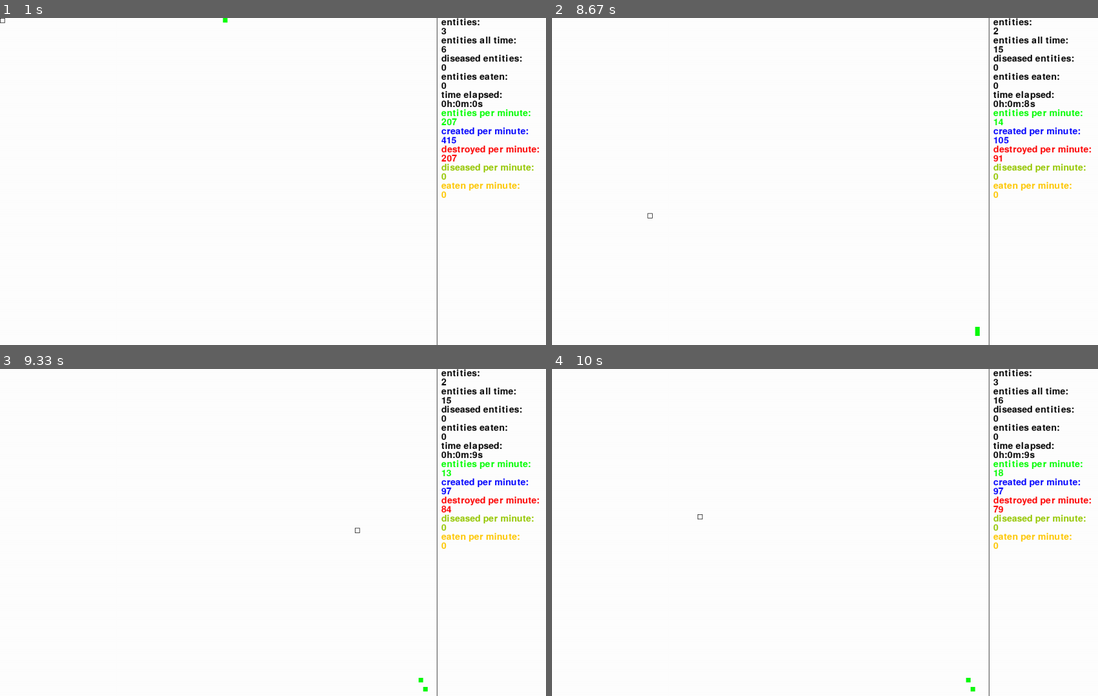
Above: before the commit, frames 1-4 (two rows, left to right).
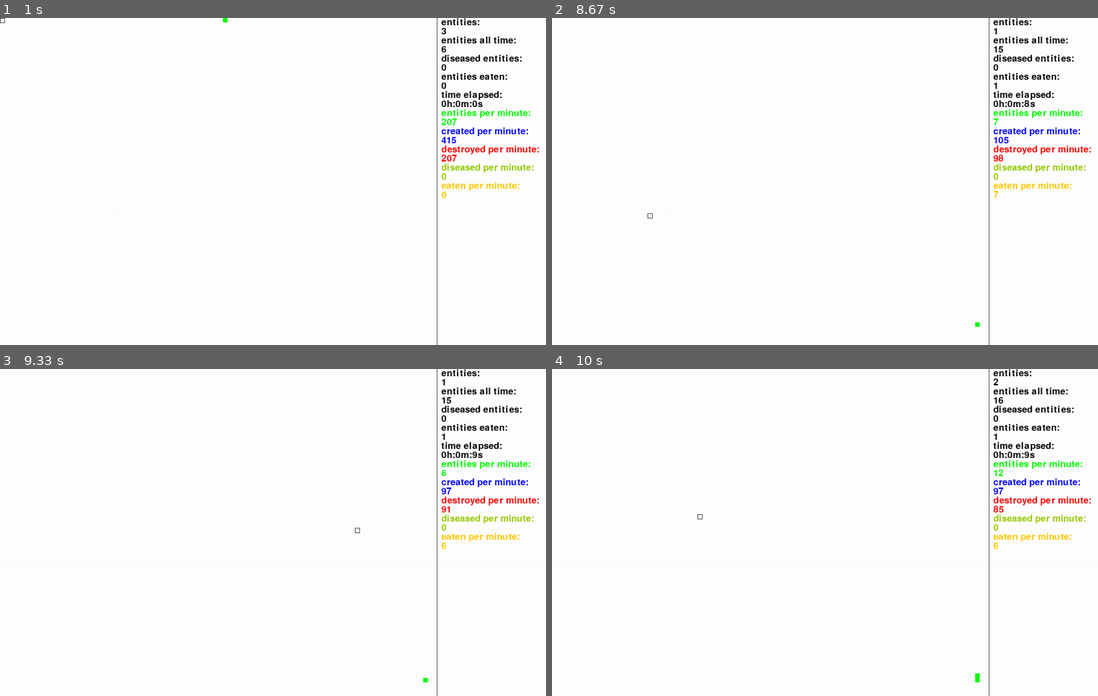
Above: after the commit, the same moments.

Repository: sbwhitt/pygame-life-simulation
Game: pygame game, started from main.py
The game is run twice, just before and just after one commit, with the same random seed, the same clock (stepped at 60 frames per second) and the same inputs.
Inputs (mouse positions are in pixels of both pictures, inside the frame that each line leads up to):
- Up to frame 1 (1 s): tap X at 0.33 s; tap Enter at 0.67 s
- Up to frame 2 (8.67 s): tap E at 1 s; move the mouse to (835, 70) at 1.37 s; tap X at 1.4, 1.7, 1.9, 4.23, 4.53, 6.07, 6.37 s; move the mouse to (830, 217) at 1.87 s; tap 2 at 1.98, 6.15 s; click (748, 112) at 2.27 s; click (1016, 266) at 2.6 s; click (644, 214) at 2.93 s; click (666, 119) at 3.27 s; click (693, 237) at 3.6 s; click (1021, 256) at 3.93 s; click (972, 217) at 4.3 s; tap 3 at 4.32 s; click (655, 201) at 4.77 s; click (857, 273) at 5.1 s; click (923, 289) at 5.43 s; click (633, 295) at 5.77 s; click (863, 129) at 6.13 s; move the mouse to (999, 106) at 6.57 s; click (999, 106) at 6.67 s; move the mouse to (852, 89) at 6.9 s; click (852, 89) at 7 s; move the mouse to (677, 63) at 7.23 s; click (677, 63) at 7.33 s; move the mouse to (819, 237) at 7.57 s; click (819, 237) at 7.67 s; move the mouse to (923, 230) at 7.9 s; click (923, 230) at 8 s; move the mouse to (792, 253) at 8.23 s; click (792, 253) at 8.33 s; move the mouse to (650, 217) at 8.57 s
- Up to frame 3 (9.33 s): click (98, 568) at 8.67 s; move the mouse to (245, 617) at 8.9 s; click (245, 617) at 9 s; move the mouse to (354, 532) at 9.23 s
- Up to frame 4 (10 s): click (906, 532) at 9.33 s; move the mouse to (699, 450) at 9.57 s; click (699, 450) at 9.67 s; move the mouse to (699, 516) at 9.9 s

Frame 1 is identical in both runs. In frame 2, 0.1% of the frame differs, in the area x 77-83%, y 2-98%; in frame 3, 0.1%; in frame 4, 0.1%, in the area x 75-83%, y 2-99%.

Commit message:
colony enhancements

Diff:
--- a/src/app.py
+++ b/src/app.py
@@ -6,6 +6,7 @@
 from src.stats import Stats
 from src.metrics import Metrics
 from src.entity_manager import EntityManager
+from src.colony_manager import ColonyManager
 
 '''
 x == width == rect.left
@@ -22,6 +23,7 @@
         self.screen = pygame.display.set_mode(
             (self.window.width + settings.STATS_WIDTH, self.window.height), pygame.SCALED | pygame.RESIZABLE)
         self.e_man = EntityManager(self.screen)
+        self.c_man = ColonyManager(self.screen)
         self.keys = []
         self.stats = Stats(self.screen, self.window.width)
         self.metrics = Metrics()
@@ -47,11 +49,13 @@
         if self.paused:
             return
         self.clock.tick(settings.CLOCK_RATE)
-        self.e_man.update_entities(self.clock.get_time())
+        self.e_man.update_entities(self.clock.get_time(), self.c_man)
+        self.c_man.update_colonies()
 
     def on_render(self) -> None:
         self.screen.fill(colors.WHITE)
         self.e_man.render_entities(self.window)
+        self.c_man.render_colonies(self.window)
         self._update_stats()
         self._highlight_cursor()
         pygame.display.flip()
--- a/src/colony.py
+++ b/src/colony.py
@@ -1,4 +1,14 @@
+from src.entity import Entity
+
 
 class Colony:
     def __init__(self):
         self.members = []
+        self.total_members = 0
+
+    def add_member(self, entity: Entity) -> None:
+        self.members.append(entity)
+        self.total_members += 1
+
+    def remove_member(self, entity: Entity) -> None:
+        self.members.remove(entity)
--- /dev/null
+++ b/src/colony_manager.py
@@ -0,0 +1,74 @@
+import pygame
+import static.colors as colors
+import static.settings as settings
+from src.colony import Colony
+from src.entity import Entity
+from src.window import Window
+
+
+class ColonyManager:
+    def __init__(self, screen: pygame.Surface):
+        self.screen = screen
+        self.colonies = []
+        self.created = 0
+        self.destroyed = 0
+
+    def update_colonies(self) -> None:
+        for c in self.colonies:
+            if len(c.members) <= 1:
+                for e in c.members:
+                    e.bound = False
+                self._remove_colony(c)
+
+    def render_colonies(self, window: Window) -> None:
+        for c in self.colonies:
+            for e in c.members:
+                if settings.IN_GAME_SETTINGS["HIGHLIGHT"] and e.bound and window.contains(e.loc):
+                    self._highlight(e, window)
+
+    def bind(self, e1: Entity, e2: Entity) -> None:
+        e1.dna.send_color(e2.dna)
+        e1.dna.age_limit += 1
+        e2.dna.age_limit += 1
+        e1.nourished = True
+        e2.nourished = True
+        if e1.colony and e2.colony:
+            pass
+        elif e1.colony and not e2.colony:
+            e1.colony.add_member(e2)
+            e2.colony = e1.colony
+            e2.bound = True
+        elif not e1.colony and e2.colony:
+            e2.colony.add_member(e1)
+            e1.colony = e2.colony
+            e1.bound = True
+        else:
+            c = Colony()
+            self._add_colony(c)
+            c.add_member(e1)
+            c.add_member(e2)
+            e1.colony = c
+            e2.colony = c
+            e1.bound = True
+            e2.bound = True
+
+    # helpers
+    def _add_colony(self, colony: Colony) -> None:
+        self.colonies.append(colony)
+        self.created += 1
+
+    def _remove_colony(self, colony: Colony) -> None:
+        for e in colony.members:
+            e.colony = None
+        colony.members = []
+        self.colonies.remove(colony)
+        self.destroyed += 1
+
+    def _highlight(self, entity: Entity, window: Window) -> None:
+        points = [(entity.loc[0]-(entity.loc[0] % settings.ENT_WIDTH), entity.loc[1]-(entity.loc[1] % settings.ENT_WIDTH)),
+                  (entity.loc[0]+(settings.ENT_WIDTH - entity.loc[0] % settings.ENT_WIDTH), entity.loc[1]-(entity.loc[1] % settings.ENT_WIDTH)),
+                  (entity.loc[0]+(settings.ENT_WIDTH - entity.loc[0] % settings.ENT_WIDTH), entity.loc[1]+(settings.ENT_WIDTH - entity.loc[1] % settings.ENT_WIDTH)),
+                  (entity.loc[0]-(entity.loc[0] % settings.ENT_WIDTH), entity.loc[1]+(settings.ENT_WIDTH - entity.loc[1] % settings.ENT_WIDTH))]
+        for i in range(len(points)):
+            points[i] = (points[i][0]-window.offset[0], points[i][1]-window.offset[1])
+        pygame.draw.lines(self.screen, colors.GRAY, True, points, 2)
--- a/src/dna.py
+++ b/src/dna.py
@@ -37,10 +37,17 @@
             return True
         return False
 
+    def send_color(self, target: "DNA") -> None:
+        c = pygame.color.Color(int((self.color.r + target.color.r)/2),
+                                int((self.color.g + target.color.g)/2),
+                                int((self.color.b + target.color.b)/2))
+        self.color = c
+        target.color = c
+
     def _compare_colors(self, color: pygame.Color) -> bool:
-        return ((self.color.r - color.r <= 20 or self.color.r - color.r >= -20) and
-                (self.color.g - color.g <= 20 or self.color.g - color.g >= -20) and
-                (self.color.b - color.b <= 20 or self.color.b - color.b >= -20))
+        return ((self.color.r - color.r <= 10 or self.color.r - color.r >= -10) and
+                (self.color.g - color.g <= 10 or self.color.g - color.g >= -10) and
+                (self.color.b - color.b <= 10 or self.color.b - color.b >= -10))
 
     def _determine_immunity(self) -> bool:
         return self.immune or (random.randint(0, 2) == 1)
--- a/src/entity.py
+++ b/src/entity.py
@@ -2,7 +2,6 @@
 import random
 import static.settings as settings
 from src.dna import DNA
-from src.colony import Colony
 
 
 class Entity:
@@ -19,7 +18,10 @@
             self.dna = DNA(pygame.Color(random.randint(
                 10, 200), random.randint(10, 200), random.randint(10, 200)))
 
-    def update(self, width: int, height: int, surroundings: list[list["Entity"] | None]) -> None:
+    def update(self, width: int, height: int, surroundings: list[list["Entity"] | None]) -> "Entity":
+        neighbor = self._choose_neighbor(surroundings)
+        if neighbor != None:
+            return neighbor
         self.choice = self._choose_dir(surroundings)
         if self.dna.move_timer > settings.MOVE_INTERVAL:
             if self.choice == 0 and self.rect.top != 0:  # up
@@ -72,43 +74,32 @@
                 return False
         return True
 
-    def _is_empty(self, target: list["Entity"]) -> bool:
-        if len(target) > 0:
-            return False
-        return True
+    # def _is_empty(self, target: list["Entity"]) -> bool:
+    #     if len(target) > 0:
+    #         return False
+    #     return True
 
-    def _join_colony(self, partner: "Entity") -> None:
-        if partner.colony:
-            self.colony = partner.colony
-            partner.colony.members.append(self)
-        else:
-            c = Colony()
-            c.members.append(self)
-            c.members.append(partner)
-            self.colony = c
-            partner.colony = c
-
-    def _bind(self, collisions: list["Entity"]) -> bool:
+    def _check_neighbor(self, collisions: list["Entity"]) -> "Entity":
         for c in collisions:
             if self.dna.compatible(c.dna):
-                self.bound = True
-                c.bound = True
-                self._join_colony(c)
-                if c.dna.diseased or self.dna.diseased:
-                    c.dna.diseased = True
-                    self.dna.diseased = True
-                return True
-        return False
+                return c
+        return None
+
+    def _choose_neighbor(self, surroundings: list[list["Entity"] | None]) -> "Entity":
+        for i in range(len(surroundings)):
+            if random.randint(1, 10) == 1 and surroundings[i] != None:
+                neighbor = self._check_neighbor(surroundings[i])
+                if neighbor != None:
+                    return neighbor
+        return None
 
     def _choose_dir(self, surroundings: list[list["Entity"] | None]) -> int:
         if (not self.bound and self.dna.dir_timer > settings.DIR_INTERVAL):
             self.dna.dir_timer = 0
             choices = []
             for i in range(len(surroundings)):
-                if surroundings[i] != None:
-                    if random.randint(1, 5) == 1 and self._bind(surroundings[i]): return
-                    if self._is_safe(surroundings[i]):
-                        choices.append(i)
+                if surroundings[i] != None and self._is_safe(surroundings[i]):
+                    choices.append(i)
             if choices:
                 c = choices[random.randint(0, len(choices)-1)]
                 return c
--- a/src/entity_manager.py
+++ b/src/entity_manager.py
@@ -5,6 +5,7 @@
 from src.entity import Entity
 from src.map import Map
 from src.window import Window
+from src.colony_manager import ColonyManager
 
 
 class EntityManager:
@@ -20,13 +21,15 @@
         self.move_timer = 0
         self.avg_color = pygame.Color(0, 0, 0)
 
-    def update_entities(self, clock_time: int) -> None:
-        for e in self.entities:
-            e.dna.dir_timer += clock_time
-            e.dna.move_timer += clock_time
-            self.m.grid[e.loc].remove(e)
-            if not e.bound: e.update(settings.WORLD_SIZE, settings.WORLD_SIZE, self.m.get_surroundings(e.loc))
-            self.m.grid[e.loc].append(e)
+    def update_entities(self, clock_time: int, c_man: ColonyManager) -> None:
+        for e in self.entities:
+            if not e.bound:
+                e.dna.dir_timer += clock_time
+                e.dna.move_timer += clock_time
+                self.m.grid[e.loc].remove(e)
+                neighbor = e.update(settings.WORLD_SIZE, settings.WORLD_SIZE, self.m.get_surroundings(e.loc))
+                if neighbor != None: c_man.bind(e, neighbor)
+                self.m.grid[e.loc].append(e)
             self._handle_collisions(e)
             self._handle_aging(e, clock_time)
 
@@ -43,8 +46,6 @@
             else:
                 pygame.draw.rect(self.screen, e.dna.color,
                                  e.rect.copy().move(-window.offset[0], -window.offset[1]), border_radius=0)
-            if settings.IN_GAME_SETTINGS["HIGHLIGHT"] and e.bound:
-                self._highlight(e, window)
 
     def add_start_entities(self, window: Window) -> None:
         for e in [
@@ -117,17 +118,11 @@
     def _remove_entity(self, e: Entity) -> None:
         self.m.grid[e.loc].remove(e)
         self.entities.remove(e)
+        if e.colony:
+            e.colony.remove_member(e)
+            e.colony = None
         self.destroyed += 1
         self._obituary(e)
-
-    def _highlight(self, entity: Entity, window: Window) -> None:
-        points = [(entity.loc[0]-(entity.loc[0] % settings.ENT_WIDTH), entity.loc[1]-(entity.loc[1] % settings.ENT_WIDTH)),
-                  (entity.loc[0]+(settings.ENT_WIDTH - entity.loc[0] % settings.ENT_WIDTH), entity.loc[1]-(entity.loc[1] % settings.ENT_WIDTH)),
-                  (entity.loc[0]+(settings.ENT_WIDTH - entity.loc[0] % settings.ENT_WIDTH), entity.loc[1]+(settings.ENT_WIDTH - entity.loc[1] % settings.ENT_WIDTH)),
-                  (entity.loc[0]-(entity.loc[0] % settings.ENT_WIDTH), entity.loc[1]+(settings.ENT_WIDTH - entity.loc[1] % settings.ENT_WIDTH))]
-        for i in range(len(points)):
-            points[i] = (points[i][0]-window.offset[0], points[i][1]-window.offset[1])
-        pygame.draw.lines(self.screen, colors.GRAY, True, points, 2)
 
     def _spread_color(self, collisions: list[Entity]) -> None:
         r, g, b = 0, 0, 0
